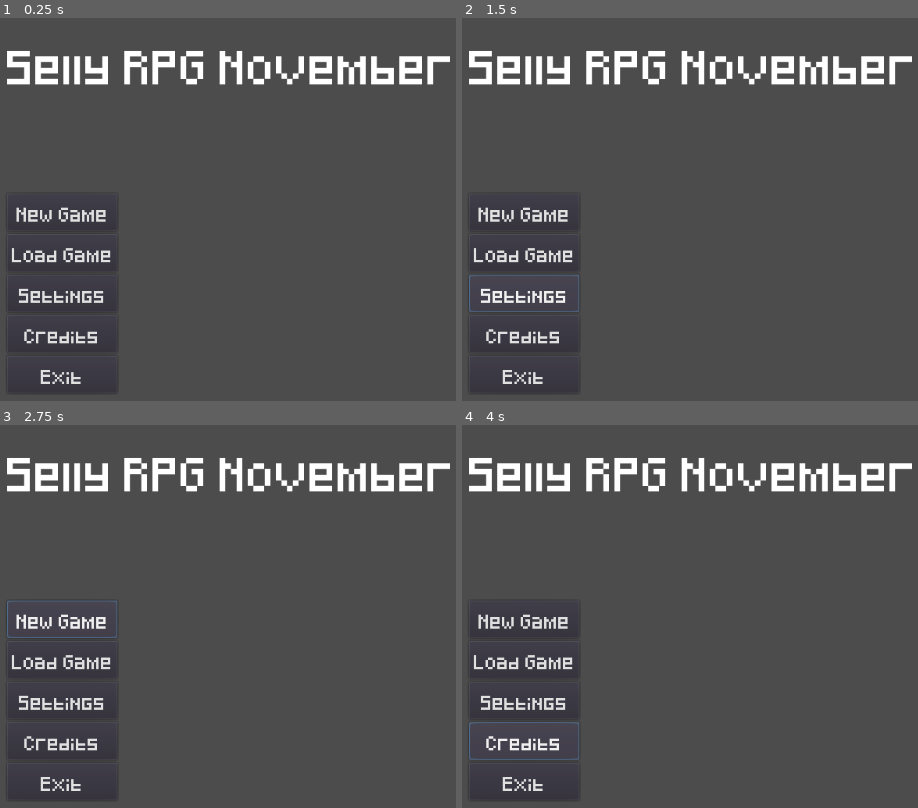
Above: before the commit, frames 1-4 (two rows, left to right).
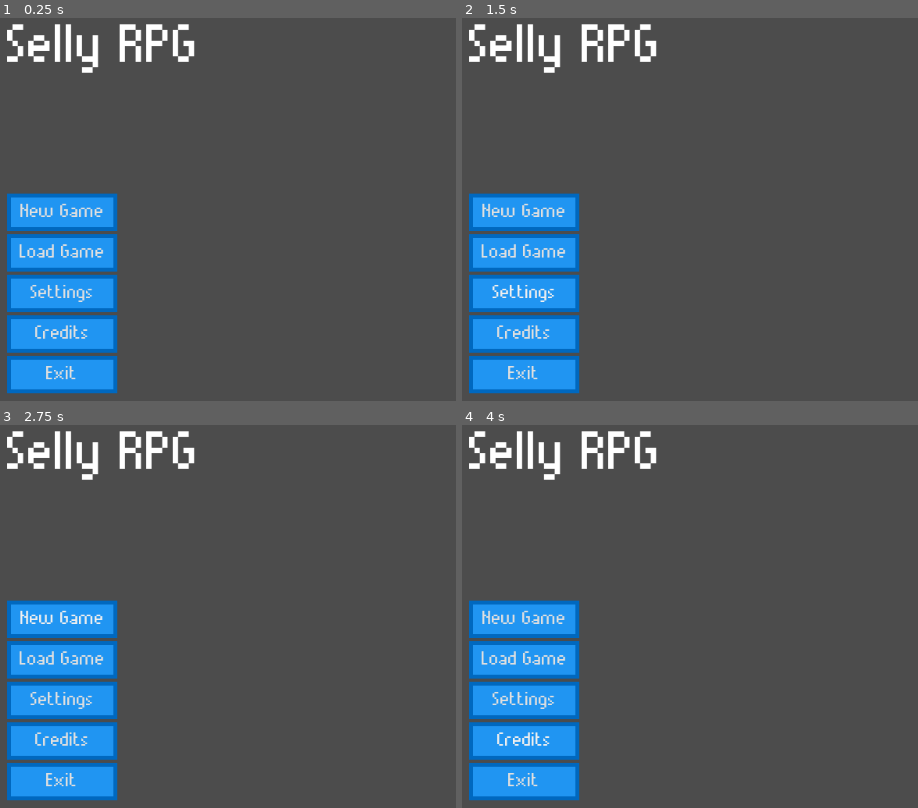
Above: after the commit, the same moments.

Repository: AvantAveGarde/SellyRpgNovember
Game: Godot game, scene res://Stages/stage_title_screen.tscn
Two runs of this game, one before a commit and one after it. Both use one fixed random seed, a clock stepped at 60 frames per second and the inputs below.
Inputs:
- Up to frame 1 (0.25 s): no input
- Up to frame 2 (1.5 s): click "Load Game" at 0.5 s; click "Settings" at 1.25 s
- Up to frame 3 (2.75 s): click "New Game" at 2 s
- Up to frame 4 (4 s): click "New Game" at 2.75 s; click "Credits" at 3.5 s

The runs differ from the first frame. In frame 1, 17% of the frame differs, in the area x 1-99%, y 1-99%; in frame 2, 17%; in frame 3, 17%; in frame 4, 17%.

Commit message:
Temp Buttom Theme

Diff:
--- a/Stages/stage_title_screen.tscn
+++ b/Stages/stage_title_screen.tscn
@@ -1,22 +1,48 @@
-[gd_scene load_steps=4 format=2]
-
-[ext_resource path="res://Combat/Pixeled.ttf" type="DynamicFontData" id=1]
+[gd_scene load_steps=8 format=2]
+
+[ext_resource path="res://Fonts/Munro.ttf" type="DynamicFontData" id=1]
+[ext_resource path="res://UI/BlueColor.tres" type="StyleBox" id=2]
+[ext_resource path="res://UI/RedColor.tres" type="StyleBox" id=3]
 
 [sub_resource type="DynamicFont" id=2]
 
-size = 36
+size = 70
+use_mipmaps = false
+use_filter = false
+font_data = ExtResource( 1 )
+_sections_unfolded = [ "Extra Spacing", "Font", "Settings" ]
+
+[sub_resource type="DynamicFont" id=3]
+
+size = 15
 use_mipmaps = false
 use_filter = false
 font_data = ExtResource( 1 )
 _sections_unfolded = [ "Font", "Settings" ]
 
+[sub_resource type="Theme" id=4]
+
+default_font = SubResource( 3 )
+Button/colors/font_color = Color( 0.878431, 0.878431, 0.878431, 1 )
+Button/colors/font_color_disabled = Color( 0.9, 0.9, 0.9, 0.2 )
+Button/colors/font_color_hover = Color( 0.941176, 0.941176, 0.941176, 1 )
+Button/colors/font_color_pressed = Color( 1, 1, 1, 1 )
+Button/constants/hseparation = 2
+Button/fonts/font = null
+Button/styles/disabled = ExtResource( 2 )
+Button/styles/focus = ExtResource( 2 )
+Button/styles/hover = ExtResource( 3 )
+Button/styles/normal = ExtResource( 2 )
+Button/styles/pressed = ExtResource( 2 )
+_sections_unfolded = [ "Button", "Button/styles" ]
+
 [sub_resource type="DynamicFont" id=1]
 
-size = 15
+size = 25
 use_mipmaps = false
 use_filter = false
 font_data = ExtResource( 1 )
-_sections_unfolded = [ "Font", "Resource", "Settings" ]
+_sections_unfolded = [ "Font", "Settings" ]
 
 [node name="TitleScreen" type="Node"]
 
@@ -28,19 +54,19 @@
 anchor_bottom = 0.0
 margin_left = 100.0
 margin_top = 50.0
-margin_right = 140.0
-margin_bottom = 64.0
+margin_right = 350.0
+margin_bottom = 120.0
 rect_pivot_offset = Vector2( 0, 0 )
 rect_clip_content = false
 mouse_filter = 2
 size_flags_horizontal = 1
 size_flags_vertical = 4
 custom_fonts/font = SubResource( 2 )
-text = "Selly RPG November"
+text = "Selly RPG"
 percent_visible = 1.0
 lines_skipped = 0
 max_lines_visible = -1
-_sections_unfolded = [ "custom_fonts" ]
+_sections_unfolded = [ "Rect", "custom_fonts" ]
 
 [node name="MenuButtons" type="VBoxContainer" parent="."]
 
@@ -58,8 +84,9 @@
 mouse_filter = 1
 size_flags_horizontal = 1
 size_flags_vertical = 3
+theme = SubResource( 4 )
 alignment = 0
-_sections_unfolded = [ "Rect" ]
+_sections_unfolded = [ "Rect", "Theme" ]
 
 [node name="NewGame" type="Button" parent="MenuButtons"]
 
@@ -81,52 +108,52 @@
 group = null
 text = "New Game"
 flat = false
+
+[node name="LoadGame" type="Button" parent="MenuButtons"]
+
+anchor_left = 0.0
+anchor_top = 0.0
+anchor_right = 0.0
+anchor_bottom = 0.0
+margin_top = 52.0
+margin_right = 141.0
+margin_bottom = 100.0
+rect_pivot_offset = Vector2( 0, 0 )
+rect_clip_content = false
+mouse_filter = 0
+size_flags_horizontal = 1
+size_flags_vertical = 3
+custom_fonts/font = SubResource( 1 )
+toggle_mode = false
+enabled_focus_mode = 2
+shortcut = null
+group = null
+text = "Load Game"
+flat = false
+
+[node name="Settings" type="Button" parent="MenuButtons"]
+
+anchor_left = 0.0
+anchor_top = 0.0
+anchor_right = 0.0
+anchor_bottom = 0.0
+margin_top = 104.0
+margin_right = 141.0
+margin_bottom = 152.0
+rect_pivot_offset = Vector2( 0, 0 )
+rect_clip_content = false
+mouse_filter = 0
+size_flags_horizontal = 1
+size_flags_vertical = 3
+custom_fonts/font = SubResource( 1 )
+toggle_mode = false
+enabled_focus_mode = 2
+shortcut = null
+group = null
+text = "Settings"
+flat = false
 _sections_unfolded = [ "custom_fonts" ]
 
-[node name="LoadGame" type="Button" parent="MenuButtons"]
-
-anchor_left = 0.0
-anchor_top = 0.0
-anchor_right = 0.0
-anchor_bottom = 0.0
-margin_top = 52.0
-margin_right = 141.0
-margin_bottom = 100.0
-rect_pivot_offset = Vector2( 0, 0 )
-rect_clip_content = false
-mouse_filter = 0
-size_flags_horizontal = 1
-size_flags_vertical = 3
-custom_fonts/font = SubResource( 1 )
-toggle_mode = false
-enabled_focus_mode = 2
-shortcut = null
-group = null
-text = "Load Game"
-flat = false
-
-[node name="Settings" type="Button" parent="MenuButtons"]
-
-anchor_left = 0.0
-anchor_top = 0.0
-anchor_right = 0.0
-anchor_bottom = 0.0
-margin_top = 104.0
-margin_right = 141.0
-margin_bottom = 152.0
-rect_pivot_offset = Vector2( 0, 0 )
-rect_clip_content = false
-mouse_filter = 0
-size_flags_horizontal = 1
-size_flags_vertical = 3
-custom_fonts/font = SubResource( 1 )
-toggle_mode = false
-enabled_focus_mode = 2
-shortcut = null
-group = null
-text = "Settings"
-flat = false
-
 [node name="Credits" type="Button" parent="MenuButtons"]
 
 anchor_left = 0.0
@@ -170,3 +197,4 @@
 group = null
 text = "Exit"
 flat = false
+_sections_unfolded = [ "custom_colors", "custom_fonts" ]
--- /dev/null
+++ b/UI/BlueColor.tres
@@ -0,0 +1,30 @@
+[gd_resource type="StyleBoxFlat" format=2]
+
+[resource]
+
+content_margin_left = -1.0
+content_margin_right = -1.0
+content_margin_top = -1.0
+content_margin_bottom = -1.0
+bg_color = Color( 0.129412, 0.588235, 0.952941, 1 )
+draw_center = true
+border_width_left = 5
+border_width_top = 5
+border_width_right = 5
+border_width_bottom = 5
+border_color = Color( 0, 0.411765, 0.752941, 1 )
+border_blend = false
+corner_radius_top_left = 0
+corner_radius_top_right = 0
+corner_radius_bottom_right = 0
+corner_radius_bottom_left = 0
+corner_detail = 8
+expand_margin_left = 0.0
+expand_margin_right = 0.0
+expand_margin_top = 0.0
+expand_margin_bottom = 0.0
+shadow_color = Color( 0, 0, 0, 0.6 )
+shadow_size = 0
+anti_aliasing = true
+anti_aliasing_size = 1
+_sections_unfolded = [ "Border Width" ]
--- /dev/null
+++ b/UI/RedColor.tres
@@ -0,0 +1,30 @@
+[gd_resource type="StyleBoxFlat" format=2]
+
+[resource]
+
+content_margin_left = -1.0
+content_margin_right = -1.0
+content_margin_top = -1.0
+content_margin_bottom = -1.0
+bg_color = Color( 0.956863, 0.262745, 0.211765, 1 )
+draw_center = true
+border_width_left = 5
+border_width_top = 5
+border_width_right = 5
+border_width_bottom = 5
+border_color = Color( 0.729412, 0, 0.0509804, 1 )
+border_blend = false
+corner_radius_top_left = 0
+corner_radius_top_right = 0
+corner_radius_bottom_right = 0
+corner_radius_bottom_left = 0
+corner_detail = 8
+expand_margin_left = 0.0
+expand_margin_right = 0.0
+expand_margin_top = 0.0
+expand_margin_bottom = 0.0
+shadow_color = Color( 0, 0, 0, 0.6 )
+shadow_size = 0
+anti_aliasing = true
+anti_aliasing_size = 1
+_sections_unfolded = [ "Border", "Border Width" ]
--- /dev/null
+++ b/UI/Theme.tres
@@ -0,0 +1,29 @@
+[gd_resource type="Theme" load_steps=5 format=2]
+
+[ext_resource path="res://UI/BlueColor.tres" type="StyleBox" id=1]
+[ext_resource path="res://UI/RedColor.tres" type="StyleBox" id=2]
+[ext_resource path="res://Fonts/Munro.ttf" type="DynamicFontData" id=3]
+
+[sub_resource type="DynamicFont" id=3]
+
+size = 15
+use_mipmaps = false
+use_filter = false
+font_data = ExtResource( 3 )
+_sections_unfolded = [ "Font", "Settings" ]
+
+[resource]
+
+default_font = SubResource( 3 )
+Button/colors/font_color = Color( 0.878431, 0.878431, 0.878431, 1 )
+Button/colors/font_color_disabled = Color( 0.9, 0.9, 0.9, 0.2 )
+Button/colors/font_color_hover = Color( 0.941176, 0.941176, 0.941176, 1 )
+Button/colors/font_color_pressed = Color( 1, 1, 1, 1 )
+Button/constants/hseparation = 2
+Button/fonts/font = null
+Button/styles/disabled = ExtResource( 1 )
+Button/styles/focus = ExtResource( 1 )
+Button/styles/hover = ExtResource( 2 )
+Button/styles/normal = ExtResource( 1 )
+Button/styles/pressed = ExtResource( 1 )
+_sections_unfolded = [ "Button" ]
Binary file removed: Combat/Pixeled.ttf
Binary file added: Fonts/Munro.ttf
Binary file added: Fonts/MunroNarrow.ttf
Binary file added: Fonts/MunroSmall.ttf
